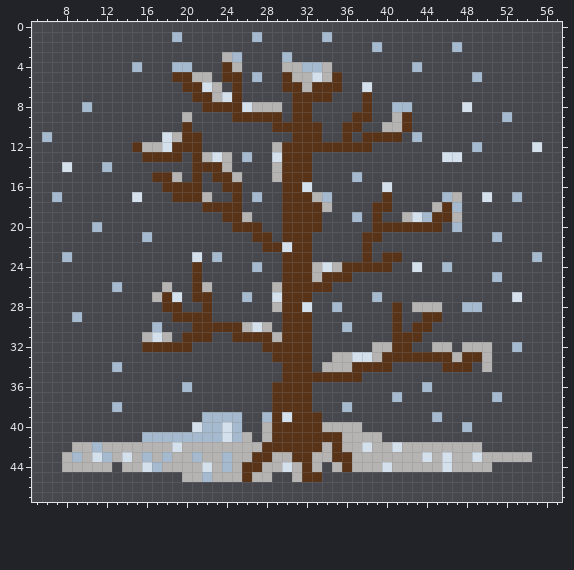
Pixel-art sprite -- src/main/resources/assets/photosynthesis/textures/seasons/winter.png. Above: the version before the commit.
The file is 64x64 pixels. Shown: x 5..57, y 0..47.
And afterwards:
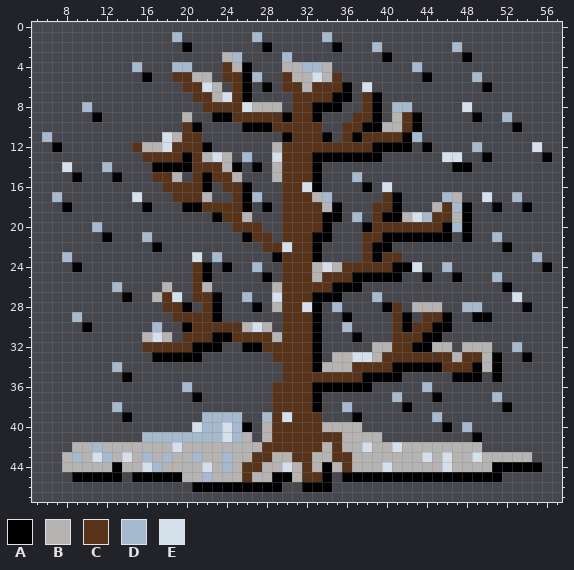
Palette (. is transparent): A #000000  B #b6b4b2  C #583318  D #a5bacf  E #d4e0ec
Changes in this commit:
@@ x 5..57 @@
  1 ..............D.......D......D.......................
- 2 ..................................D.......D..........
- 3 ...................BD....D...........................
- 4 ..........D...DD...CB....BBDDB........D..............
- 5 ..............CCBB.CC.D..CBBEBC.............D........
- 6 ...............CCEB.C....CCBCCC..E...................
- 7 ................CCBEC.....CCCC...C...................
- 8 .....D...........CCCCEBBB.CC.....C..DD.....E.........
- 9 ...............B....CCCCC.CC....CC..BC.........D.....
-10 ...............C........CCCCC..CC..BBC...............
-11 .D...........EBCC.........CCC..C.CCCC.D..............
-12 ..........CBBECCC.......BCCCCCCCCC..........D.....E..
-13 ...........CCCC.CBEB.D..ECCC.............EE..........
-14 ...E...D........CCCB....BCCC.........................
-15 ............CCB.C.CCB...BCCC....D....................
-16 .............CCCC..CC....CCE.......E.................
-17 ..D.......E...CCCB..C.D..CCCBD.....C.....DB..E..D....
-18 .................CCCC....CCCCB....CC....BCD..........
-19 ...................CCB...CCCC...D.C..BEDCCB..........
-20 ......D.............CCC..CCCC.....CCCCCCC.D..........
-21 ...........D..........CC.CCC.....CC...........D......
-22 .......................CCECC.....C...................
-23 ...D............E.D......CCC.....C.CC.............D..
-24 ................C.....D..CCCBEBCCCCC..E..D...........
-25 ................C........CCCBCCC..............D......
-26 ........D....B..CB......BCCCCC.......................
-27 ............BCE.CC...D..ECCC......D.............E....
-28 .............CC..C......BCCE..D.....C.BBB..DD........
-29 ....D.........CCCC.......CCC........C..CC............
-30 ............D...CCCCCBEB.CCC...D....C.CC.............
-31 ...........BEB.CCC..CCCCBCCC........CCC..............
-32 ...........CCCCC.......CCCCC......BBCC..BB.BBB..D....
-33 ........................CCCC..BBEEBCCCCCCCBCCB.......
-34 ........D................CCC.BBBCCCC.....CCC.B.......
-35 .........................CCCCCCCC....................
-36 ...............D........CCCC...........D.............
-37 ........................CCCC........D.........D......
-38 ........D...............CCCC...D.....................
-39 .................DDDD..DCECCC...........D............
-40 ................EDDED..BCCCCCBBBB..........D.........
-41 ...........DDDDDDDDEDB.BCCCCCCCBBBB..................
+ 2 ...............A.......A......A...D.......D..........
+ 3 ...................BD....D.........A.......A.........
+ 4 ..........D...DD...CBA...BBDDB........D..............
+ 5 ...........A..CCBB.CCAD..CBBEBC........A....D........
+ 6 ...............CCEB.CA.A.CCBCCCA.E...........A.......
+ 7 ................CCBECA....CCCCAA.CA..................
+ 8 .....D...........CCCCEBBB.CCAAA..CA.DD.....E.........
+ 9 ......A........B..AACCCCCACCA...CCA.BCA.....A..D.....
+10 ...............CA....AAACCCCC..CCAABBCA.........A....
+11 .D...........EBCC........ACCCA.CACCCCAD..............
+12 ..A.......CBBECCCA......BCCCCCCCCCAAAA.A....D.....E..
+13 ...........CCCCACBEB.D..ECCCAAAAAAA......EE..A.....A.
+14 ...E...D....AAAACCCBA.A.BCCCA.............AA.........
+15 ....A...A...CCB.CACCB...BCCCA...D....................
+16 .............CCCCA.CCA...CCEA....A.E.................
+17 ..D.......E...CCCB..CAD..CCCBD.....CA....DB..E..D....
+18 ...A.......A...AACCCCA.A.CCCCBA...CCA...BCDA..A..A...
+19 ..................ACCB...CCCCAA.D.CAABEDCCBA.........
+20 ......D.............CCC..CCCCA...ACCCCCCCADA.........
+21 .......A...D.........ACC.CCCAA...CCAAAAAAA.A..D......
+22 ............A..........CCECCA....CAA...........A.....
+23 ...D............E.D.....ACCCA....CACC.............D..
+24 ....A...........CA.A..D..CCCBEBCCCCCAAE..D.........A.
+25 ................CA.....A.CCCBCCCAAAAA..A..A...D......
+26 ........D....B..CB......BCCCCCAAA..............A.....
+27 .........A..BCE.CCA..D..ECCCAAA...D.............E....
+28 .............CCA.CA...A.BCCEA.D....AC.BBB..DD....A...
+29 ....D.........CCCCA......CCCA..A....CA.CCA..AA.......
+30 .....A......D..ACCCCCBEB.CCCA..D....CACCAA...........
+31 ...........BEB.CCCAACCCCBCCCA...A...CCCAA............
+32 ...........CCCCCAAA..AACCCCCA.....BBCCAABB.BBB..D....
+33 ............AAAAA.......CCCCA.BBEEBCCCCCCCBCCBA..A...
+34 ........D................CCCABBBCCCCAAAAACCCABA......
+35 .........A...............CCCCCCCCAAAA.....AAA.A......
+36 ...............D........CCCCAAAAAA.....D.............
+37 ................A.......CCCCA.......D...A.....D......
+38 ........D...............CCCCA..D.....A.........A.....
+39 .........A.......DDDD..DCECCC...A.......D............
+40 ................EDDEDA.BCCCCCBBBB........A.D.........
+41 ...........DDDDDDDDEDB.BCCCCCCCBBBB.........A........
 42 ....BBDBBBBBBBEBBBBBBBBCCCCCCBCBBEBBEBBBBBBBB........
 43 ...BDBEDBEBDBDBBDBBDBBCCBBCCBBCCBBBBBBBEBEBBEBBBBB...
-44 ...BBBBB.BBEDBBBBEBDBCCBBEBCB.BCBBBEBBBBBEBBBB.......
-45 ...............BBDBBBCBB..BCC........................
-46 .....................................................
+44 ...BBBBBABBEDBBBBEBDBCCBBEBCBABCBBBEBBBBBEBBBBAAAAA..
+45 ....AAAAA.AAAAABBDBBBCBBAABCCA.AAAAAAAAAAAAAAAA......
+46 ................AAAAAAAAA..AAA.......................
 47 .....................................................
Changed places in both pictures, as pixel boxes (x1, y1, x2, y2):
added: (52, 42, 552, 492)
